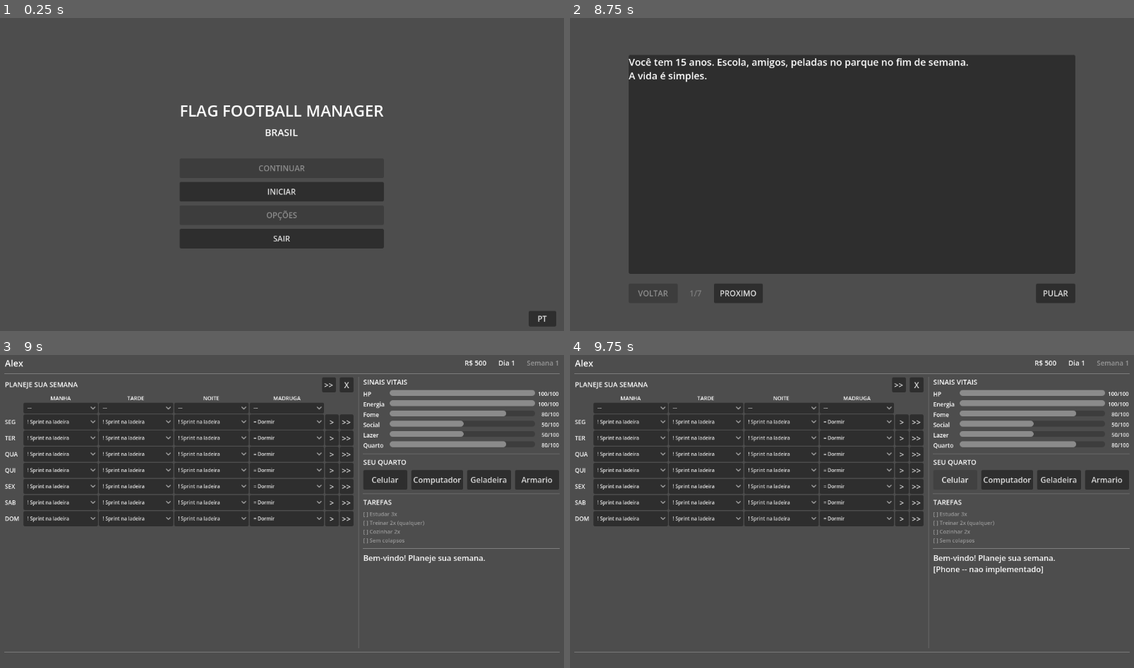
Above: before the commit, frames 1-4 (two rows, left to right).
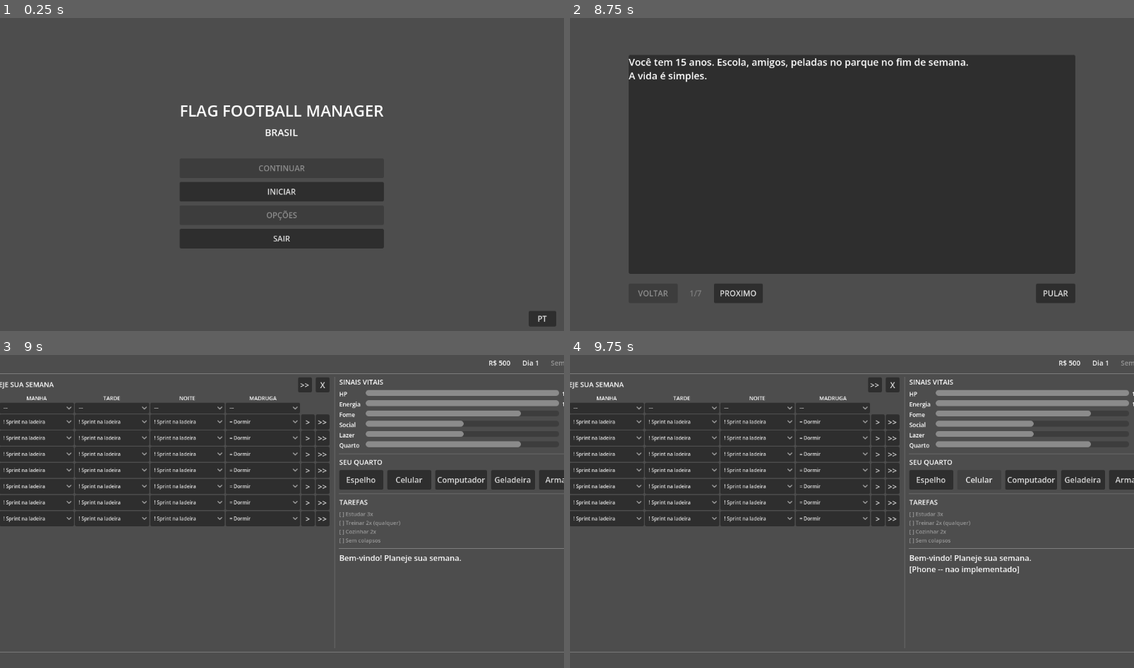
Above: after the commit, the same moments.

Repository: Slaxis/FlagFootballManager
Game: Godot game, scene res://engine/game/game.tscn
Two runs of this game, one before a commit and one after it. Both use one fixed random seed, a clock stepped at 60 frames per second and the inputs below.
Inputs (mouse positions are in pixels of both pictures, inside the frame that each line leads up to):
- Up to frame 1 (0.25 s): no input
- Up to frame 2 (8.75 s): click "INICIAR" at 0.5 s; click (852, 168) at 1.25 s; click "OK" at 2 s; click (1060, 36) at 2.77 s; type "Alex" at 2.85 s; click "M" at 3.5 s; click "F" at 4.25 s; click "JOGADOR" at 5 s; click "·" at 5.75 s; click "INICIAR" at 6.5 s; click "PROXIMO" at 7.25 s; click "VOLTAR" at 8 s
- Up to frame 3 (9 s): click "PULAR" at 8.75 s
- Up to frame 4 (9.75 s): click "Celular" at 9.5 s

Frames 1-2 are identical in both runs. In frame 3, 9.0% of the frame differs, in the area x 0-100%, y 1-96%; in frame 4, 9.2%.

Commit message:
feat: mirror window, keyboard shortcuts, effect cards, space to pause
Mirror (M key / room button): character sheet showing stats with
active effect modifiers (green +%, red -%), skills, and effects list.

Keyboard shortcuts:
- SPACE: pause/resume resolution
- 1: resolve next slot
- 2: resolve next day
- 3: resolve full week
- F: toggle fridge
- M: toggle mirror

Effects bar: cards with styled panels (border + background color)
instead of plain labels. Green border for buffs, red for debuffs.

Room buttons now include Mirror as first item.

Co-Authored-By: Claude Opus 4.6 (1M context) <noreply@anthropic.com>

Diff:
--- a/game/modules/brasil_2026/ui/player_home/player_home.gd
+++ b/game/modules/brasil_2026/ui/player_home/player_home.gd
@@ -63,6 +63,10 @@
 
 const T_FRIDGE_TITLE: Dictionary = {"pt": "Geladeira", "en": "Fridge"}
 const T_FRIDGE_MEALS: Dictionary = {"pt": "Refeicoes: ", "en": "Meals: "}
+const T_MIRROR: Dictionary = {"pt": "Espelho", "en": "Mirror"}
+const T_MIRROR_TITLE: Dictionary = {"pt": "Ficha do Jogador", "en": "Player Sheet"}
+const T_PAUSED: Dictionary = {"pt": "|| PAUSADO", "en": "|| PAUSED"}
+const T_EFFECTS: Dictionary = {"pt": "EFEITOS", "en": "EFFECTS"}
 
 const COLOR_SYNERGY := Color(0.2, 0.75, 0.2)
 const COLOR_NORMAL := Color(0.85, 0.75, 0.2)
@@ -86,6 +90,8 @@
 var _vital_bars: Dictionary = {}
 var _fridge_window: Window = null
 var _fridge_label: Label = null
+var _mirror_window: Window = null
+var _paused: bool = false
 var _last_week_selections: Dictionary = {}  # key -> activity_id
 # Active effects: Array of {name, desc, duration, category_bonus, icon, color_rank}
 var _active_effects: Array[Dictionary] = []
@@ -138,7 +144,38 @@
 	btn_clear.pressed.connect(_on_clear)
 	_reset_week_tracking()
 	_load_quests()
+	set_process_unhandled_key_input(true)
 	_log(I18n.text(T_WELCOME), COLOR_DEFAULT)
+
+func _unhandled_key_input(event: InputEvent) -> void:
+	if not event is InputEventKey or not (event as InputEventKey).pressed:
+		return
+	var key: InputEventKey = event as InputEventKey
+	match key.keycode:
+		KEY_SPACE:
+			_paused = not _paused
+			if _paused:
+				_log(I18n.text(T_PAUSED), COLOR_RUNNING)
+		KEY_1:
+			_on_play_next_slot()
+		KEY_2:
+			_on_play_next_day()
+		KEY_3:
+			_on_next_week()
+		KEY_F:
+			_toggle_fridge_window()
+		KEY_M:
+			_toggle_mirror_window()
+
+func _on_play_next_slot() -> void:
+	var day_id: String = _next_unresolved_day()
+	if day_id != "":
+		_on_play_slot(day_id)
+
+func _on_play_next_day() -> void:
+	var day_id: String = _next_unresolved_day()
+	if day_id != "":
+		_on_play_day(day_id)
 
 # --- Text ---
 
@@ -399,6 +436,7 @@
 	for child: Node in room_panel.get_children():
 		child.queue_free()
 	var items: Array[Dictionary] = [
+		{"label": T_MIRROR, "id": "mirror"},
 		{"label": T_PHONE, "id": "phone"},
 		{"label": T_COMPUTER, "id": "computer"},
 		{"label": T_FRIDGE, "id": "fridge"},
@@ -419,6 +457,8 @@
 	match item_id:
 		"fridge":
 			_toggle_fridge_window()
+		"mirror":
+			_toggle_mirror_window()
 		_:
 			_log("[" + item_id.capitalize() + I18n.text(T_NOT_IMPL) + "]", COLOR_DEFAULT)
 
@@ -454,6 +494,155 @@
 	if _fridge_window != null and is_instance_valid(_fridge_window):
 		_fridge_window.queue_free()
 		_fridge_window = null
+
+# --- Mirror window (character sheet) ---
+
+func _toggle_mirror_window() -> void:
+	if _mirror_window != null and is_instance_valid(_mirror_window):
+		_mirror_window.queue_free()
+		_mirror_window = null
+		return
+	_mirror_window = Window.new()
+	_mirror_window.title = I18n.text(T_MIRROR_TITLE)
+	_mirror_window.size = Vector2i(380, 500)
+	_mirror_window.position = Vector2i(500, 100)
+	_mirror_window.close_requested.connect(_close_mirror_window)
+
+	var scroll: ScrollContainer = ScrollContainer.new()
+	scroll.set_anchors_and_offsets_preset(Control.PRESET_FULL_RECT)
+
+	var margin: MarginContainer = MarginContainer.new()
+	margin.add_theme_constant_override("margin_left", 16)
+	margin.add_theme_constant_override("margin_top", 12)
+	margin.add_theme_constant_override("margin_right", 16)
+	margin.add_theme_constant_override("margin_bottom", 12)
+
+	var vbox: VBoxContainer = VBoxContainer.new()
+	vbox.add_theme_constant_override("separation", 6)
+
+	var player_name: String = String(The.session.get("player_name", ""))
+	var player_age: int = int(The.session.get("player_age", 15))
+	var gender: String = String(The.session.get("player_gender", "male"))
+	var gender_str: String = "M" if gender == "male" else "F"
+
+	var header: Label = Label.new()
+	header.text = player_name + "  |  " + str(player_age) + "  |  " + gender_str
+	header.add_theme_font_size_override("font_size", 18)
+	vbox.add_child(header)
+	vbox.add_child(HSeparator.new())
+
+	# Stats with active effect modifiers
+	var stat_def: Def = Drive.def("stat")
+	if stat_def:
+		for group: Dictionary in stat_def.list_groups():
+			var group_label: Label = Label.new()
+			group_label.text = I18n.text(group["label"])
+			group_label.add_theme_font_size_override("font_size", 13)
+			group_label.add_theme_color_override("font_color", Color(0.5, 0.5, 0.5))
+			vbox.add_child(group_label)
+			for s: Dictionary in group["stats"]:
+				var sid: String = s["id"]
+				var base_val: int = int(The.session.get("player_stats", {}).get(sid, stat_def.base_for(sid)))
+				var row: HBoxContainer = HBoxContainer.new()
+				row.add_theme_constant_override("separation", 8)
+				var name_label: Label = Label.new()
+				name_label.text = I18n.text(s.get("name", sid))
+				name_label.custom_minimum_size = Vector2(120, 0)
+				name_label.add_theme_font_size_override("font_size", 13)
+				row.add_child(name_label)
+				var val_label: Label = Label.new()
+				val_label.text = str(base_val)
+				val_label.add_theme_font_size_override("font_size", 13)
+				val_label.custom_minimum_size = Vector2(30, 0)
+				val_label.horizontal_alignment = HORIZONTAL_ALIGNMENT_RIGHT
+				row.add_child(val_label)
+				# Show effect modifier if any active effect touches this stat's category
+				var cat_id: String = String(group.get("id", ""))
+				var total_mod: float = 1.0
+				for eff: Dictionary in _active_effects:
+					var cb: Dictionary = eff.get("category_bonus", {})
+					if cb.has(cat_id):
+						total_mod *= float(cb[cat_id])
+				if total_mod > 1.01 or total_mod < 0.99:
+					var mod_label: Label = Label.new()
+					var pct: int = int(total_mod * 100)
+					mod_label.text = " (" + str(pct) + "%)"
+					mod_label.add_theme_font_size_override("font_size", 12)
+					mod_label.add_theme_color_override("font_color", COLOR_SYNERGY if total_mod > 1.0 else COLOR_COLLAPSE)
+					row.add_child(mod_label)
+				vbox.add_child(row)
+
+	vbox.add_child(HSeparator.new())
+
+	# Skills
+	var skill_def: Def = Drive.def("skill")
+	if skill_def:
+		for group: Dictionary in skill_def.list_groups():
+			var group_label: Label = Label.new()
+			group_label.text = I18n.text(group["label"])
+			group_label.add_theme_font_size_override("font_size", 13)
+			group_label.add_theme_color_override("font_color", Color(0.5, 0.5, 0.5))
+			vbox.add_child(group_label)
+			for s: Dictionary in group["stats"]:
+				var sid: String = s["id"]
+				var val: int = int(The.session.get("player_stats", {}).get(sid, 0))
+				var row: HBoxContainer = HBoxContainer.new()
+				row.add_theme_constant_override("separation", 8)
+				var name_label: Label = Label.new()
+				name_label.text = I18n.text(s.get("name", sid))
+				name_label.custom_minimum_size = Vector2(120, 0)
+				name_label.add_theme_font_size_override("font_size", 13)
+				name_label.add_theme_color_override("font_color", Color(0.7, 0.7, 0.7))
+				row.add_child(name_label)
+				var val_label: Label = Label.new()
+				val_label.text = str(val)
+				val_label.add_theme_font_size_override("font_size", 13)
+				val_label.add_theme_color_override("font_color", Color(0.7, 0.7, 0.7))
+				val_label.custom_minimum_size = Vector2(30, 0)
+				val_label.horizontal_alignment = HORIZONTAL_ALIGNMENT_RIGHT
+				row.add_child(val_label)
+				vbox.add_child(row)
+
+	# Active effects section
+	if not _active_effects.is_empty():
+		vbox.add_child(HSeparator.new())
+		var eff_header: Label = Label.new()
+		eff_header.text = I18n.text(T_EFFECTS)
+		eff_header.add_theme_font_size_override("font_size", 13)
+		eff_header.add_theme_color_override("font_color", Color(0.5, 0.5, 0.5))
+		vbox.add_child(eff_header)
+		for eff: Dictionary in _active_effects:
+			var eff_row: HBoxContainer = HBoxContainer.new()
+			eff_row.add_theme_constant_override("separation", 8)
+			var icon: String = String(eff.get("icon", "?"))
+			var is_buff: bool = icon == "^"
+			var eff_label: Label = Label.new()
+			eff_label.text = icon + " " + I18n.text(eff.get("name", "?")) + " (" + str(int(eff.get("duration", 0))) + ")"
+			eff_label.add_theme_font_size_override("font_size", 13)
+			eff_label.add_theme_color_override("font_color", COLOR_SYNERGY if is_buff else COLOR_COLLAPSE)
+			eff_row.add_child(eff_label)
+			# Show what categories it affects
+			var cats: PackedStringArray = PackedStringArray()
+			for cat_key: String in eff.get("category_bonus", {}):
+				var mod_val: float = float(eff["category_bonus"][cat_key])
+				cats.append(cat_key + " " + str(int(mod_val * 100)) + "%")
+			if not cats.is_empty():
+				var cat_label: Label = Label.new()
+				cat_label.text = "  [" + ", ".join(cats) + "]"
+				cat_label.add_theme_font_size_override("font_size", 11)
+				cat_label.add_theme_color_override("font_color", Color(0.5, 0.5, 0.5))
+				eff_row.add_child(cat_label)
+			vbox.add_child(eff_row)
+
+	margin.add_child(vbox)
+	scroll.add_child(margin)
+	_mirror_window.add_child(scroll)
+	add_child(_mirror_window)
+
+func _close_mirror_window() -> void:
+	if _mirror_window != null and is_instance_valid(_mirror_window):
+		_mirror_window.queue_free()
+		_mirror_window = null
 
 func _update_fridge_display() -> void:
 	if _fridge_label == null or not is_instance_valid(_fridge_label):
@@ -745,6 +934,9 @@
 			select.set_item_text(sel_idx, act_name)
 
 	await get_tree().create_timer(SLOT_DELAY * 0.7).timeout
+	# Pause check
+	while _paused:
+		await get_tree().create_timer(0.1).timeout
 
 func _finalize_if_week_done() -> void:
 	for day_id: String in DAYS:
@@ -808,29 +1000,54 @@
 func _update_effects_check() -> void:
 	_update_effects()
 
+func _make_effect_card(text: String, color: Color, bg_color: Color) -> PanelContainer:
+	var panel: PanelContainer = PanelContainer.new()
+	var style: StyleBoxFlat = StyleBoxFlat.new()
+	style.bg_color = bg_color
+	style.corner_radius_top_left = 3
+	style.corner_radius_top_right = 3
+	style.corner_radius_bottom_left = 3
+	style.corner_radius_bottom_right = 3
+	style.content_margin_left = 8
+	style.content_margin_right = 8
+	style.content_margin_top = 3
+	style.content_margin_bottom = 3
+	style.border_width_left = 2
+	style.border_width_top = 2
+	style.border_width_right = 2
+	style.border_width_bottom = 2
+	style.border_color = color
+	panel.add_theme_stylebox_override("panel", style)
+	var label: Label = Label.new()
+	label.text = text
+	label.add_theme_color_override("font_color", color)
+	label.add_theme_font_size_override("font_size", 11)
+	panel.add_child(label)
+	return panel
+
 func _update_effects() -> void:
 	for child: Node in effects_bar.get_children():
 		child.queue_free()
-	# Vital warnings
+	# Vital warnings as cards
 	var vitals: Dictionary = The.session.get("vitals", {})
 	for vid: String in vitals:
 		if int(vitals[vid]) <= 20:
-			var label: Label = Label.new()
-			label.text = " " + I18n.text(VITAL_NAMES.get(vid, vid)) + " LOW "
-			label.add_theme_color_override("font_color", COLOR_COLLAPSE)
-			label.add_theme_font_size_override("font_size", 12)
-			effects_bar.add_child(label)
-	# Timed effects
+			var card: PanelContainer = _make_effect_card(
+				I18n.text(VITAL_NAMES.get(vid, vid)) + " LOW",
+				COLOR_COLLAPSE, Color(0.15, 0.05, 0.05))
+			effects_bar.add_child(card)
+	# Timed effects as cards
 	for eff: Dictionary in _active_effects:
 		var eff_name: String = I18n.text(eff.get("name", "?"))
 		var dur: int = int(eff.get("duration", 0))
 		var icon: String = String(eff.get("icon", "?"))
 		var is_buff: bool = icon == "^"
-		var label: Label = Label.new()
-		label.text = " " + icon + " " + eff_name + " (" + str(dur) + ") "
-		label.add_theme_color_override("font_color", COLOR_SYNERGY if is_buff else COLOR_COLLAPSE)
-		label.add_theme_font_size_override("font_size", 12)
-		effects_bar.add_child(label)
+		var color: Color = COLOR_SYNERGY if is_buff else COLOR_COLLAPSE
+		var bg: Color = Color(0.05, 0.12, 0.05) if is_buff else Color(0.15, 0.05, 0.05)
+		var card: PanelContainer = _make_effect_card(
+			icon + " " + eff_name + " (" + str(dur) + ")",
+			color, bg)
+		effects_bar.add_child(card)
 
 # --- Quests ---
 
